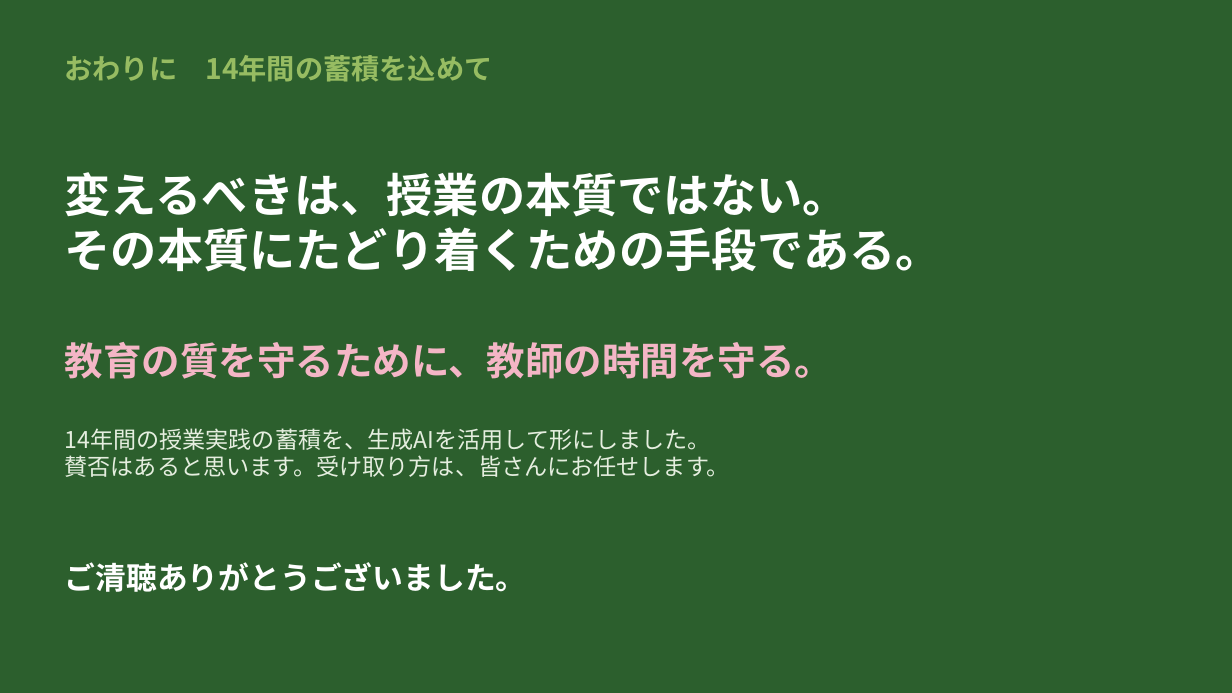
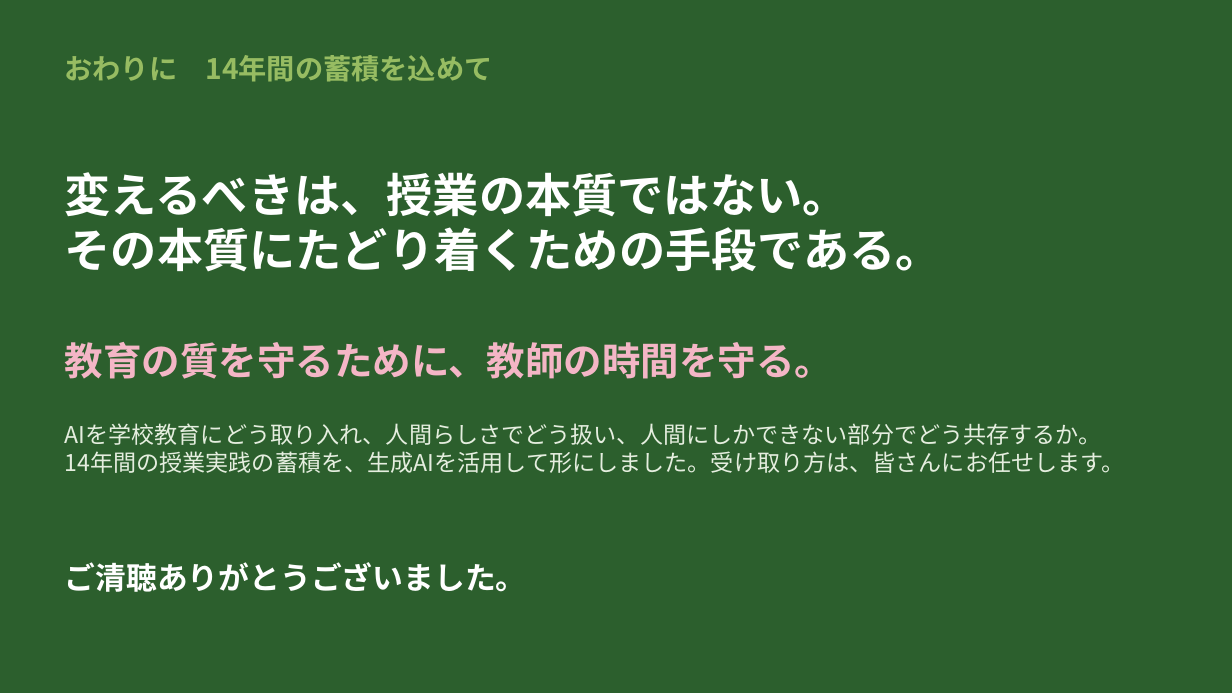
Before and after one commit to margiela14th-sudo/my-ai-project, a slide deck: slide 18 of 07_完成資料/県大会発表_生成AI授業再構築.pptx (slide 16 before the commit). Drawn at 1232x693 pixels with LibreOffice and Linux fonts; fonts in the diff are those of the drawing. Boxes give left, top, right and bottom in pixels: in the first picture for what was removed or moved away, otherwise in the second. Text is boxed around its words. In the diff, an @@ line names an element or a change of style, - is before the commit and + after.

```diff
--- a/07_完成資料/県大会発表_生成AI授業再構築.pptx
+++ b/07_完成資料/県大会発表_生成AI授業再構築.pptx
@@ text at bbox=[65, 423, 1125, 473]: text changed @@
-14年間の授業実践の蓄積を、生成AIを活用して形にしました。
-賛否はあると思います。受け取り方は、皆さんにお任せします。
+AIを学校教育にどう取り入れ、人間らしさでどう扱い、人間にしかできない部分でどう共存するか。
+14年間の授業実践の蓄積を、生成AIを活用して形にしました。受け取り方は、皆さんにお任せします。
```
Also in this commit, not shown: 13 other slides changed, 6 slides added, 3 slides removed, 14 other files.
